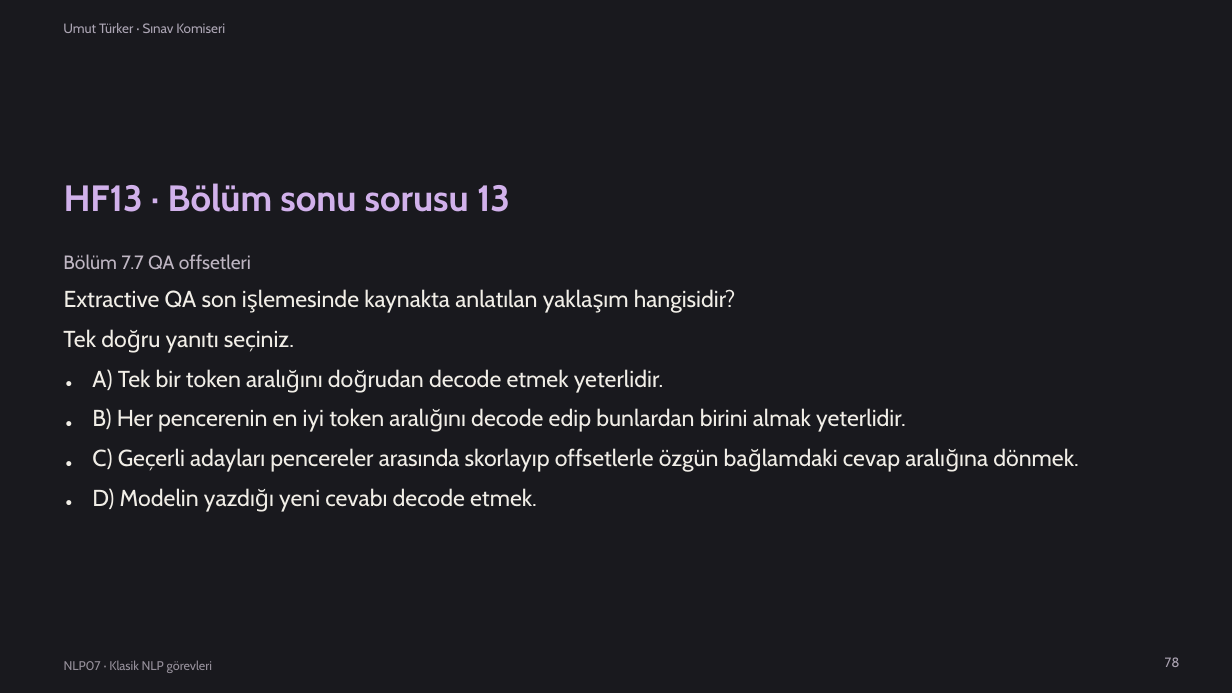
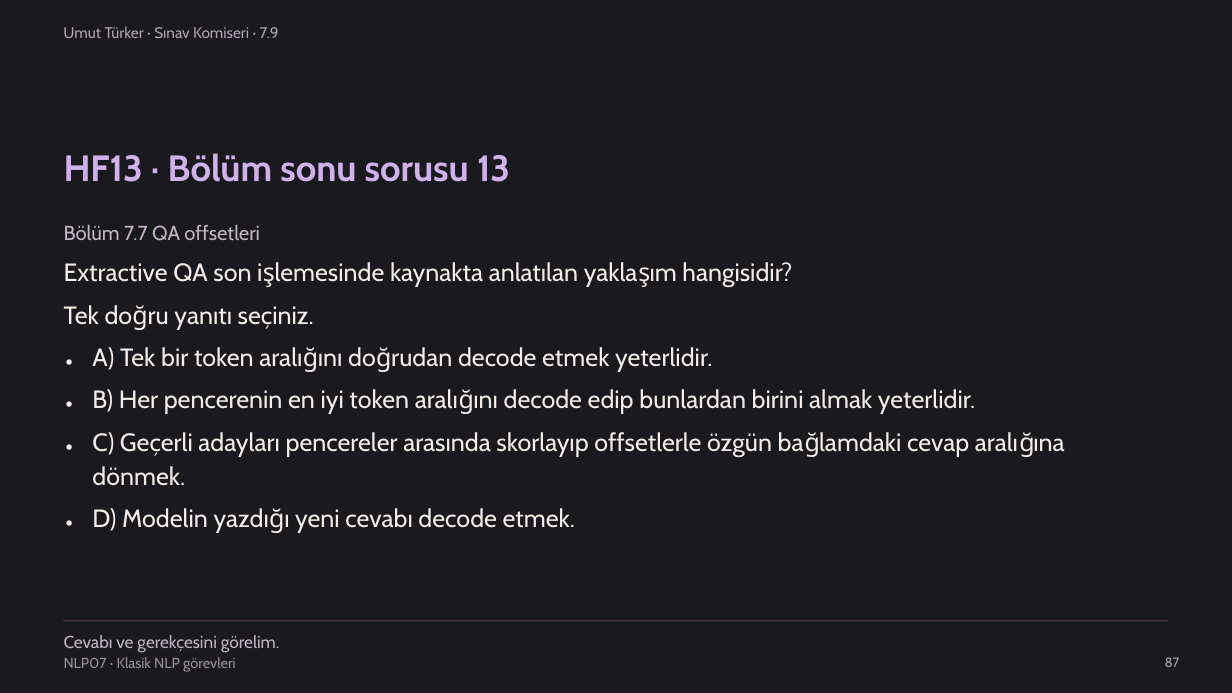
Before and after one commit to mesutpolatgil/NLP_2026, a slide deck: slide 87 of bolum-07-klasik-nlp-gorevleri/07-klasik-nlp-gorevleri/sunum/2026-guz-nlp07.pptx (slide 78 before the commit). Drawn at 1232x693 pixels with LibreOffice and Linux fonts; fonts in the diff are those of the drawing. Boxes give left, top, right and bottom in pixels: in the first picture for what was removed or moved away, otherwise in the second. Text is boxed around its words. In the diff, an @@ line names an element or a change of style, - is before the commit and + after.

Commit message:
hafta-07: NLP07 kaynak akisi duzeltildi ve gorsel tasarim korundu

```diff
--- a/bolum-07-klasik-nlp-gorevleri/07-klasik-nlp-gorevleri/sunum/2026-guz-nlp07.pptx
+++ b/bolum-07-klasik-nlp-gorevleri/07-klasik-nlp-gorevleri/sunum/2026-guz-nlp07.pptx
@@ text at (x1=63, y1=26, x2=279, y2=38): text changed; size 10.5 to 12 pt @@
-Umut Türker · Sınav Komiseri
+Umut Türker · Sınav Komiseri · 7.9
@@ text "HF13 · Bölüm sonu sorusu ..." moved from (x1=64, y1=183, x2=510, y2=212) to (x1=64, y1=153, x2=510, y2=182) @@
@@ text "Bölüm 7.7 QA offsetleri" moved from (x1=63, y1=254, x2=251, y2=269) to (x1=64, y1=225, x2=260, y2=241) @@
@@ text "Bölüm 7.7 QA offsetleri" at (x1=64, y1=225, x2=260, y2=241): size 15 to 15.8 pt @@
@@ text "Extractive QA son işlemesinde kaynakta ..." moved from (x1=64, y1=289, x2=735, y2=313) to (x1=64, y1=262, x2=792, y2=287) @@
@@ text "Tek doğru yanıtı seçiniz." moved from (x1=63, y1=329, x2=294, y2=353) to (x1=64, y1=305, x2=314, y2=329) @@
@@ size 18 to 19.5 pt in 9 elements at (x1=64, y1=305, x2=314, y2=329), (x1=92, y1=508, x2=575, y2=533), (x1=92, y1=347, x2=712, y2=371), (x1=92, y1=389, x2=975, y2=414), (x1=64, y1=262, x2=792, y2=287), (x1=66, y1=430, x2=93, y2=465), (x1=66, y1=387, x2=93, y2=422), (x1=66, y1=506, x2=93, y2=541), (x1=66, y1=345, x2=93, y2=380) @@
@@ text "•" moved from (x1=66, y1=368, x2=93, y2=400) to (x1=66, y1=345, x2=93, y2=380) @@
@@ text "A) Tek bir token aralığını ..." moved from (x1=92, y1=369, x2=664, y2=393) to (x1=92, y1=347, x2=712, y2=371) @@
@@ text "•" moved from (x1=66, y1=408, x2=93, y2=440) to (x1=66, y1=387, x2=93, y2=422) @@
@@ text "B) Her pencerenin en iyi ..." moved from (x1=92, y1=408, x2=906, y2=432) to (x1=92, y1=389, x2=975, y2=414) @@
@@ text "•" moved from (x1=66, y1=447, x2=93, y2=480) to (x1=66, y1=430, x2=93, y2=465) @@
@@ text at (x1=92, y1=432, x2=969, y2=456): text changed; size 18 to 19.5 pt @@
-C) Geçerli adayları pencereler arasında skorlayıp offsetlerle özgün bağlamdaki cevap aralığına dönmek.
+C) Geçerli adayları pencereler arasında skorlayıp offsetlerle özgün bağlamdaki cevap aralığına
@@ text added at (x1=92, y1=466, x2=185, y2=486), 19.5 pt, text #F1EEE7 @@
+dönmek.
@@ text "•" moved from (x1=66, y1=487, x2=93, y2=519) to (x1=66, y1=506, x2=93, y2=541) @@
@@ text "D) Modelin yazdığı yeni cevabı ..." moved from (x1=92, y1=488, x2=537, y2=512) to (x1=92, y1=508, x2=575, y2=533) @@
@@ rectangle added at (x1=64, y1=621, x2=1169, y2=622), fill #514553 @@
@@ text "NLP07 · Klasik NLP görevleri" at (x1=64, y1=657, x2=236, y2=672): size 9.8 to 11.2 pt @@
@@ text added at (x1=64, y1=635, x2=280, y2=653), 13.5 pt, text #BFB6C3 @@
+Cevabı ve gerekçesini görelim.
@@ text at (x1=1165, y1=657, x2=1180, y2=667): text changed @@
-78
+87
```
Also in this commit, not shown: 45 other slides changed, 62 slides added, 66 slides removed, 3 other files.
